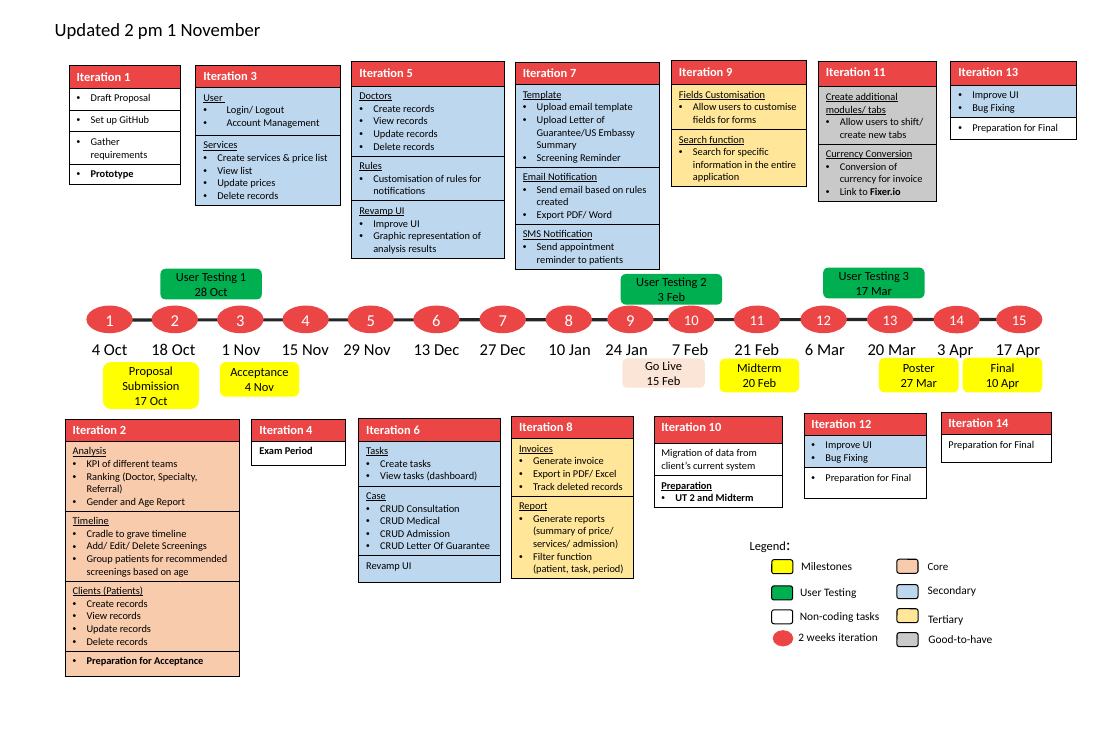
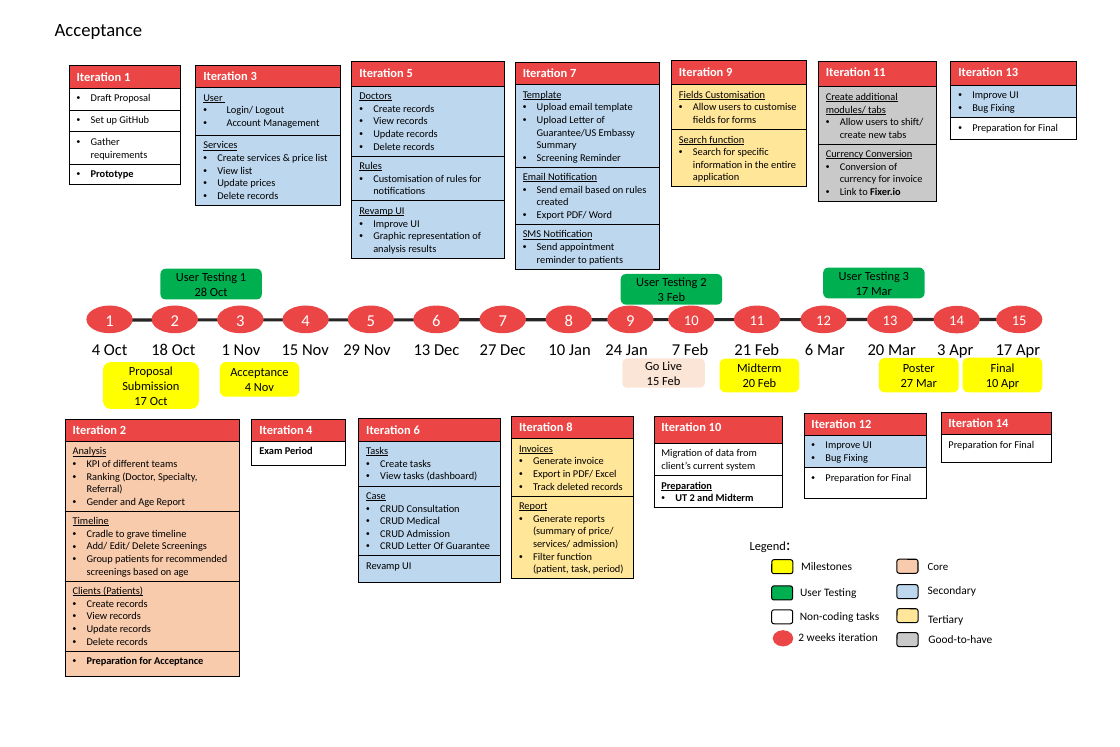
Before and after one commit to seankwok/Ulink, a slide deck: slide 4 of Documentation/Wiki Documents/4. PROJECT MANAGEMENT/Timeline/Timeline iterations edit.pptx (slide 1 before the commit). Drawn at 1120x747 pixels with LibreOffice and Linux fonts; fonts in the diff are those of the drawing. Boxes give left, top, right and bottom in pixels: in the first picture for what was removed or moved away, otherwise in the second. Text is boxed around its words. In the diff, an @@ line names an element or a change of style, - is before the commit and + after.

```diff
--- a/Documentation/Wiki Documents/4. PROJECT MANAGEMENT/Timeline/Timeline iterations edit.pptx
+++ b/Documentation/Wiki Documents/4. PROJECT MANAGEMENT/Timeline/Timeline iterations edit.pptx
@@ text at bbox=[55, 24, 142, 39]: text changed @@
-Updated 2 pm 1 November
+Acceptance
```
Also in this commit, not shown: 1 other slide changed, 3 slides added, 15 other files.
